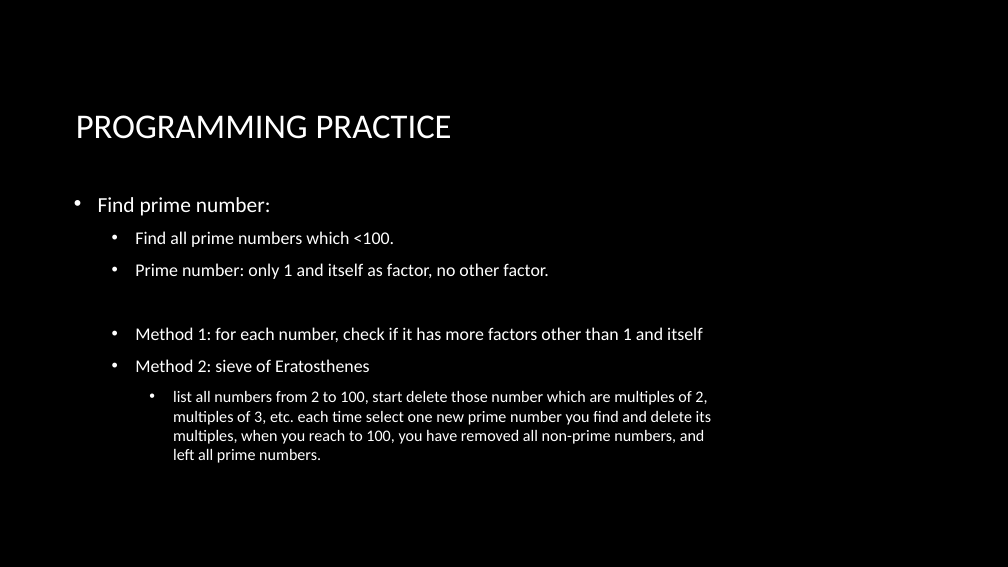
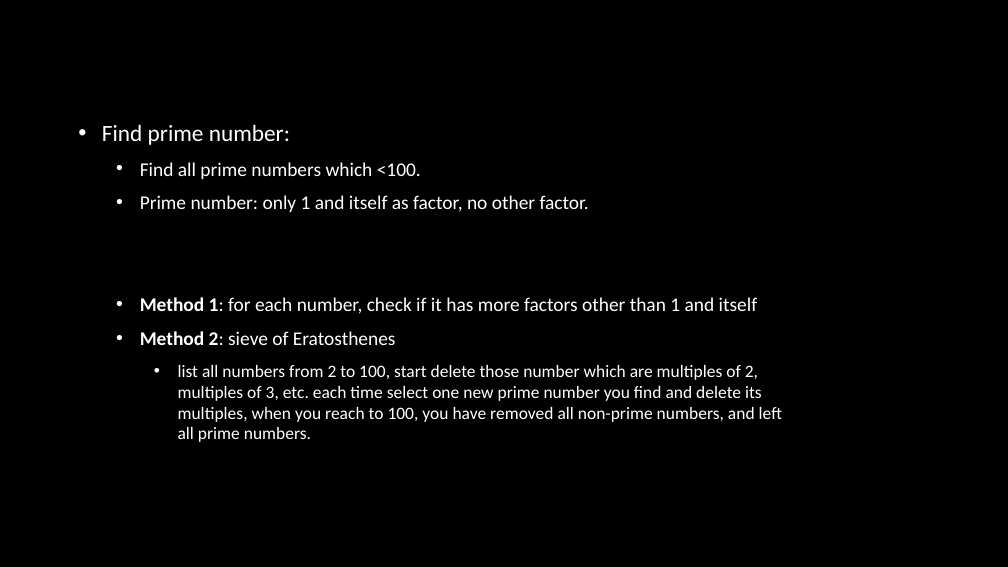
Before and after one commit to bon-netizen/Python-Class-Beginner, a slide deck: slide 11 of Py B - unit 1p.pptx (slide 3 before the commit). Drawn at 1008x567 pixels with LibreOffice and Linux fonts; fonts in the diff are those of the drawing; background and template pictures are left out. Boxes give left, top, right and bottom in pixels: in the first picture for what was removed or moved away, otherwise in the second. Text is boxed around its words. In the diff, an @@ line names an element or a change of style, - is before the commit and + after.

```diff
--- a/Py B - unit 1p.pptx
+++ b/Py B - unit 1p.pptx
@@ text "Find prime number:": place and size @@
-text "Find prime number:" at [98, 197, 711, 463]
+text "Find prime number:" at [102, 124, 782, 442]
@@ text "Find prime number:" at [102, 124, 782, 442]: size 20.4 to 22.2 pt in "Find prime number:"; size 17 to 18.5 pt in "Find all prime numbers which <100.", "Prime number: only 1 and itself as ...", "Method 1: for each number, check if ...", "Method 2: sieve of Eratosthenes"; bold on in "Method 1:", "Method 2:"; size 15.3 to 16.6 pt in "list all numbers from 2 to 100, ..." @@
@@ title removed at [76, 115, 452, 139] @@
-PROGRAMMING PRACTICE
```
Also in this commit, not shown: 2 other slides changed, 9 slides added, 1 slide removed, 14 other files.
